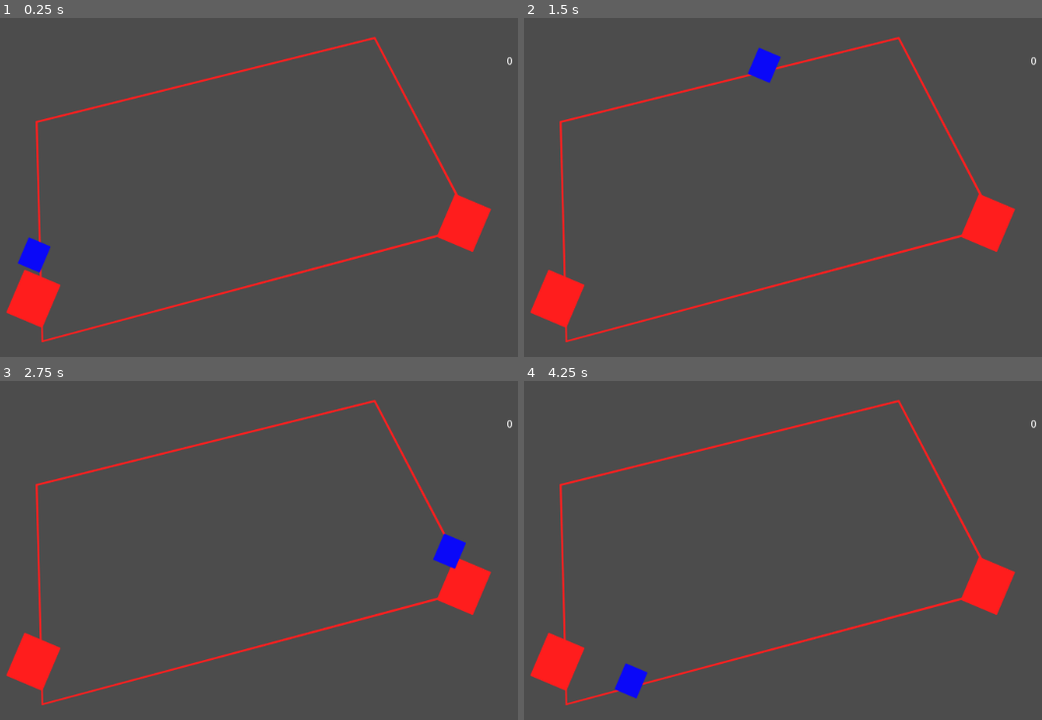
Above: before the commit, frames 1-4 (two rows, left to right).
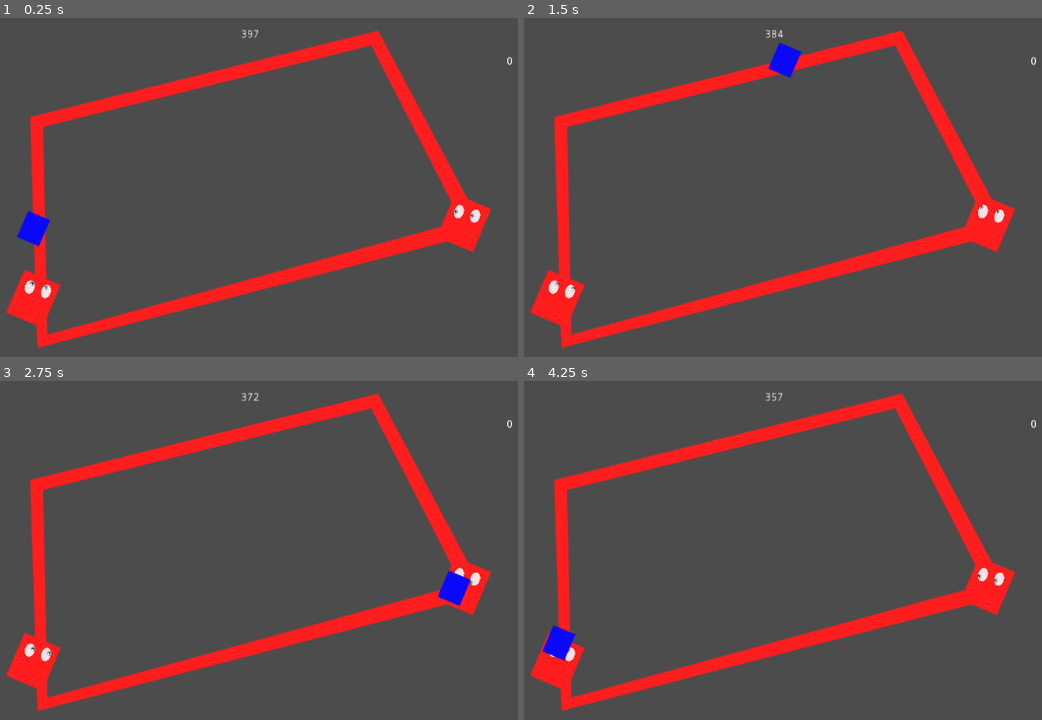
Above: after the commit, the same moments.

Repository: stevesweetney/Shape-Fit
Game: Godot game, scene res://Main.tscn
The game is run twice, just before and just after one commit, with the same random seed, the same clock (stepped at 60 frames per second) and the same inputs. The project has no main scene, so this scene is started directly.
Inputs (mouse positions are in pixels of both pictures, inside the frame that each line leads up to):
- Up to frame 1 (0.25 s): no input
- Up to frame 2 (1.5 s): tap Enter (ui_accept) at 0.5, 0.77, 0.8, 1.07, 1.35 s; move the mouse to (922, 224) at 0.52 s; hold Right (ui_right) 0.53-1.28 s; click (922, 224) at 0.6 s; move the mouse to (591, 272) at 1.27 s; hold Down (ui_down) from 1.28 s (still down)
- Up to frame 3 (2.75 s): tap Enter (ui_accept) at 1.52, 1.82, 2.3 s; click (67, 635) at 1.55 s; move the mouse to (305, 509) at 2.02 s; release Down (ui_down) at 2.03 s; hold Right (ui_right) from 2.03 s (still down); click (305, 509) at 2.1 s
- Up to frame 4 (4.25 s): move the mouse to (710, 703) at 2.77 s; release Right (ui_right) at 2.78 s; hold Up (ui_up) 2.78-3.53 s; click (710, 703) at 2.85 s; tap Enter (ui_accept) at 3.02, 3.32, 3.6, 3.77, 4.07 s; move the mouse to (985, 679) at 3.52 s; hold Left (ui_left) from 3.53 s (still down)

The runs differ from the first frame. In frame 1, 8.8% of the frame differs, in the area x 3-93%, y 3-98%; in frame 2, 8.7%; in frame 3, 8.9%, in the area x 4-93%, y 3-98%; in frame 4, 8.9%.

Commit message:
Add dynamic 2d eyes. Additions to Map01.

Diff:
--- /dev/null
+++ b/Eyes/Eyes.gd
@@ -0,0 +1,7 @@
+extends Node2D
+
+var look_at = Vector2(0,0)
+
+func update_look_at(pos):
+	$RightEye/inner_eye.look_at = pos
+	$LeftEye/inner_eye2.look_at = pos
--- /dev/null
+++ b/Eyes/Eyes.tscn
@@ -0,0 +1,71 @@
+[gd_scene load_steps=8 format=2]
+
+[ext_resource path="res://Eyes/Eyes.gd" type="Script" id=1]
+[ext_resource path="res://assets/outer_eye.png" type="Texture" id=2]
+[ext_resource path="res://assets/right_eye.png" type="Texture" id=3]
+[ext_resource path="res://Eyes/inner_eye.gd" type="Script" id=4]
+
+
+[sub_resource type="Shader" id=4]
+
+code = "shader_type canvas_item;
+
+uniform sampler2D eye_mask;
+uniform vec2 distance;
+
+void fragment() {
+	vec2 uv_offset = UV + clamp(normalize(distance), vec2(-0.3), vec2(0.3));
+	vec4 tex_color = texture(TEXTURE, uv_offset);
+	float alpha = texture(eye_mask, UV).a * tex_color.a;
+	COLOR = vec4(tex_color.rgb, alpha);
+}"
+
+[sub_resource type="ShaderMaterial" id=5]
+
+render_priority = 0
+shader = SubResource( 4 )
+shader_param/distance = null
+shader_param/eye_mask = ExtResource( 2 )
+_sections_unfolded = [ "shader_param" ]
+
+[sub_resource type="ShaderMaterial" id=6]
+
+render_priority = 0
+shader = SubResource( 4 )
+shader_param/distance = null
+shader_param/eye_mask = ExtResource( 2 )
+_sections_unfolded = [ "shader_param" ]
+
+[node name="Eyes" type="Node2D"]
+
+script = ExtResource( 1 )
+
+[node name="LeftEye" type="Sprite" parent="." index="0"]
+
+position = Vector2( 518.788, 233.762 )
+scale = Vector2( 0.5, 0.5 )
+texture = ExtResource( 2 )
+_sections_unfolded = [ "Transform" ]
+
+[node name="inner_eye2" type="Sprite" parent="LeftEye" index="0"]
+
+material = SubResource( 5 )
+texture = ExtResource( 3 )
+script = ExtResource( 4 )
+_sections_unfolded = [ "Material", "Transform" ]
+look_at = Vector2( 0, 0 )
+
+[node name="RightEye" type="Sprite" parent="." index="1"]
+
+position = Vector2( 674.63, 229.661 )
+scale = Vector2( 0.5, 0.5 )
+texture = ExtResource( 2 )
+_sections_unfolded = [ "Transform" ]
+
+[node name="inner_eye" type="Sprite" parent="RightEye" index="0"]
+
+material = SubResource( 6 )
+texture = ExtResource( 3 )
+script = ExtResource( 4 )
+_sections_unfolded = [ "Material" ]
+look_at = Vector2( 0, 0 )
--- /dev/null
+++ b/Eyes/inner_eye.gd
@@ -0,0 +1,8 @@
+extends Sprite
+
+export(Vector2) var look_at = Vector2(0,0)
+
+func _process(delta):
+	var distance = look_at - global_position
+	#print(distance.normalized())
+	get_material().set_shader_param("distance", distance)
--- a/Game.gd
+++ b/Game.gd
@@ -28,6 +28,7 @@
 			print("Inside square!")
 
 func _process(delta):
+	$Eyes.update_look_at(square.global_position)
 	if rushing:
 		follow.set_offset(follow.get_offset() + 400 * delta)
 		if follow.get_offset() > rushing_to:
--- a/Game.tscn
+++ b/Game.tscn
@@ -1,9 +1,11 @@
-[gd_scene load_steps=6 format=2]
+[gd_scene load_steps=7 format=2]
 
 [ext_resource path="res://Game.gd" type="Script" id=1]
 [ext_resource path="res://Map.tscn" type="PackedScene" id=2]
 [ext_resource path="res://Square.tscn" type="PackedScene" id=3]
 [ext_resource path="res://HUD.tscn" type="PackedScene" id=4]
+[ext_resource path="res://Eyes/Eyes.tscn" type="PackedScene" id=5]
+
 
 [sub_resource type="Curve2D" id=1]
 
@@ -58,3 +60,5 @@
 _sections_unfolded = [ "Transform" ]
 
 [node name="HUD" parent="." index="3" instance=ExtResource( 4 )]
+
+[node name="Eyes" parent="." index="4" instance=ExtResource( 5 )]
--- a/Main.gd
+++ b/Main.gd
@@ -10,3 +10,8 @@
 func handle_score(val):
 	score += val
 	$HUD.update_score(score)
+
+
+
+func _on_Map01_completed(score):
+	handle_score(score)
--- a/Main.tscn
+++ b/Main.tscn
@@ -1,14 +1,19 @@
 [gd_scene load_steps=4 format=2]
 
 [ext_resource path="res://Main.gd" type="Script" id=1]
-[ext_resource path="res://Map01.tscn" type="PackedScene" id=2]
+[ext_resource path="res://maps/Map01.tscn" type="PackedScene" id=2]
 [ext_resource path="res://HUD.tscn" type="PackedScene" id=3]
+
 
 [node name="Main" type="Node2D" index="0"]
 
 script = ExtResource( 1 )
 
 [node name="Map01" parent="." index="0" instance=ExtResource( 2 )]
+
+[node name="Path2D" parent="Map01" index="0"]
+
+editor/display_folded = true
 
 [node name="collision01" parent="Map01/Path2D" index="0"]
 
@@ -24,5 +29,7 @@
 
 [node name="HUD" parent="." index="1" instance=ExtResource( 3 )]
 
+[connection signal="completed" from="Map01" to="." method="_on_Map01_completed"]
+
 
 [editable path="Map01"]
--- a/BaseMap.tscn
+++ b/maps/BaseMap.tscn
@@ -1,6 +1,7 @@
 [gd_scene load_steps=2 format=2]
 
-[ext_resource path="res://BaseMap.gd" type="Script" id=1]
+[ext_resource path="res://maps/BaseMap.gd" type="Script" id=1]
+
 
 [node name="BaseMap" type="Node2D"]
 
--- /dev/null
+++ b/maps/Map01.gd
@@ -0,0 +1,52 @@
+tool
+extends "BaseMap.gd"
+
+var obtainable_score = 400.0
+var AREA_GROUP = "map_01_areas"
+var area_map
+var completed = false
+onready var score_label = $Score
+
+signal completed(score)
+
+func _ready():
+	var collision_area1 = $Path2D/collision01/Area2D
+	var collision_area2 = $Path2D/collision02/Area2D
+
+	collision_area1.add_to_group(AREA_GROUP)
+	collision_area2.add_to_group(AREA_GROUP)
+
+	area_map = {
+		collision_area1.get_instance_id(): "Path2D/collision01/Area2D",
+		collision_area2.get_instance_id(): "Path2D/collision02/Area2D"
+	}
+
+func _process(delta):
+	if Engine.editor_hint or completed:
+		return
+	update_look_ats()
+	obtainable_score -= 10 * delta
+	obtainable_score = max(0.0, obtainable_score)
+	update_score()
+
+func update_look_ats():
+	var object_pos = $Path2D/object/Area2D/Polygon2D.global_position
+	$Path2D/collision01/Area2D/Polygon2D/Eyes.update_look_at(object_pos)
+	$Path2D/collision02/Area2D/Polygon2D/Eyes.update_look_at(object_pos)
+	pass
+
+func _on_object_hit_area(id):
+	if completed:
+		return
+	var remaining_areas = get_tree().get_nodes_in_group(AREA_GROUP)
+	print(remaining_areas.size())
+	var area = get_node(NodePath(area_map[id]))
+	area.get_node(NodePath("CollisionPolygon2D")).disabled = true
+	area.get_node(NodePath("Polygon2D/Eyes")).hide()
+	if remaining_areas.empty():
+		completed = true
+		print("Map completed.")
+		emit_signal("completed", int(obtainable_score))
+
+func update_score():
+	score_label.text = str(int(obtainable_score))
--- a/Map01.tscn
+++ b/maps/Map01.tscn
@@ -1,7 +1,14 @@
-[gd_scene load_steps=5 format=2]
-
-[ext_resource path="res://BaseMap.tscn" type="PackedScene" id=1]
-[ext_resource path="res://object.gd" type="Script" id=2]
+[gd_scene load_steps=13 format=2]
+
+[ext_resource path="res://maps/Map01.gd" type="Script" id=1]
+[ext_resource path="res://Eyes/Eyes.gd" type="Script" id=2]
+[ext_resource path="res://assets/outer_eye.png" type="Texture" id=3]
+[ext_resource path="res://assets/right_eye.png" type="Texture" id=4]
+[ext_resource path="res://Eyes/inner_eye.gd" type="Script" id=5]
+[ext_resource path="res://Eyes/Eyes.tscn" type="PackedScene" id=6]
+[ext_resource path="res://object.gd" type="Script" id=7]
+
+
 
 [sub_resource type="Curve2D" id=1]
 
@@ -10,16 +17,49 @@
 "points": PoolVector2Array( 0, 0, 0, 0, 300, 0, 0, 0, 0, 0, -259.808, 150, 0, 0, 0, 0, -267.302, -136.197, 0, 0, 0, 0, 172.073, -245.746, 0, 0, 0, 0, 300, 0 )
 }
 
-[sub_resource type="RectangleShape2D" id=2]
+[sub_resource type="Shader" id=2]
+
+code = "shader_type canvas_item;
+
+uniform sampler2D eye_mask;
+uniform vec2 distance;
+
+void fragment() {
+	vec2 uv_offset = UV + clamp(normalize(distance), vec2(-0.3), vec2(0.3));
+	vec4 tex_color = texture(TEXTURE, uv_offset);
+	float alpha = texture(eye_mask, UV).a * tex_color.a;
+	COLOR = vec4(tex_color.rgb, alpha);
+}"
+
+[sub_resource type="ShaderMaterial" id=3]
+
+render_priority = 0
+shader = SubResource( 2 )
+shader_param/distance = null
+shader_param/eye_mask = ExtResource( 3 )
+_sections_unfolded = [ "shader_param" ]
+
+[sub_resource type="ShaderMaterial" id=4]
+
+render_priority = 0
+shader = SubResource( 2 )
+shader_param/distance = null
+shader_param/eye_mask = ExtResource( 3 )
+_sections_unfolded = [ "shader_param" ]
+
+[sub_resource type="RectangleShape2D" id=5]
 
 custom_solver_bias = 0.0
 extents = Vector2( 14.663, 17.8181 )
 
-[node name="Map01" instance=ExtResource( 1 )]
+[node name="Map01" type="Node2D" index="0"]
 
 position = Vector2( 532.514, 271.824 )
-_sections_unfolded = [ "Transform" ]
+script = ExtResource( 1 )
+_sections_unfolded = [ "Transform" ]
+radius = 300
 OutLine = Color( 1, 0.121094, 0.121094, 1 )
+Width = 20.0
 vertices = PoolVector2Array( 300, 0, -259.808, 150, -267.302, -136.197, 172.073, -245.746 )
 
 [node name="Path2D" type="Path2D" parent="." index="0"]
@@ -58,6 +98,7 @@
 
 [node name="Polygon2D" type="Polygon2D" parent="Path2D/collision01/Area2D" index="0"]
 
+editor/display_folded = true
 polygon = PoolVector2Array( 12.1847, 37.2156, 49.1248, -10.0648, 9.72443, -40.8481, -27.2156, 6.43225 )
 uv = PoolVector2Array(  )
 color = Color( 1, 0.117647, 0.117647, 1 )
@@ -70,7 +111,45 @@
 texture_rotation_degrees = 0.0
 invert_enable = false
 invert_border = 100.0
-_sections_unfolded = [ "Transform" ]
+_sections_unfolded = [ "Texture", "Transform" ]
+
+[node name="Eyes" type="Node2D" parent="Path2D/collision01/Area2D/Polygon2D" index="0"]
+
+position = Vector2( -49.7263, -63.1802 )
+rotation = 0.557703
+scale = Vector2( 0.14, 0.14 )
+script = ExtResource( 2 )
+_sections_unfolded = [ "Transform" ]
+
+[node name="LeftEye" type="Sprite" parent="Path2D/collision01/Area2D/Polygon2D/Eyes" index="0"]
+
+position = Vector2( 518.788, 233.762 )
+scale = Vector2( 0.5, 0.5 )
+texture = ExtResource( 3 )
+_sections_unfolded = [ "Transform" ]
+
+[node name="inner_eye2" type="Sprite" parent="Path2D/collision01/Area2D/Polygon2D/Eyes/LeftEye" index="0"]
+
+material = SubResource( 3 )
+texture = ExtResource( 4 )
+script = ExtResource( 5 )
+_sections_unfolded = [ "Material", "Transform" ]
+look_at = Vector2( 0, 0 )
+
+[node name="RightEye" type="Sprite" parent="Path2D/collision01/Area2D/Polygon2D/Eyes" index="1"]
+
+position = Vector2( 674.63, 229.661 )
+scale = Vector2( 0.5, 0.5 )
+texture = ExtResource( 3 )
+_sections_unfolded = [ "Transform" ]
+
+[node name="inner_eye" type="Sprite" parent="Path2D/collision01/Area2D/Polygon2D/Eyes/RightEye" index="0"]
+
+material = SubResource( 4 )
+texture = ExtResource( 4 )
+script = ExtResource( 5 )
+_sections_unfolded = [ "Material" ]
+look_at = Vector2( 0, 0 )
 
 [node name="CollisionPolygon2D" type="CollisionPolygon2D" parent="Path2D/collision01/Area2D" index="1"]
 
@@ -117,6 +196,13 @@
 invert_border = 100.0
 _sections_unfolded = [ "Transform" ]
 
+[node name="Eyes" parent="Path2D/collision02/Area2D/Polygon2D" index="0" instance=ExtResource( 6 )]
+
+position = Vector2( -51.5882, -63.1776 )
+rotation = 0.557703
+scale = Vector2( 0.14, 0.14 )
+_sections_unfolded = [ "Transform" ]
+
 [node name="CollisionPolygon2D" type="CollisionPolygon2D" parent="Path2D/collision02/Area2D" index="1"]
 
 build_mode = 0
@@ -133,9 +219,9 @@
 cubic_interp = true
 loop = true
 lookahead = 4.0
-script = ExtResource( 2 )
-_sections_unfolded = [ "Transform" ]
-speed = 212
+script = ExtResource( 7 )
+_sections_unfolded = [ "Transform" ]
+speed = 350
 
 [node name="Area2D" type="Area2D" parent="Path2D/object" index="0"]
 
@@ -171,4 +257,29 @@
 
 position = Vector2( 6.53644, -0.846436 )
 rotation = 0.669798
-shape = SubResource( 2 )
+shape = SubResource( 5 )
+
+[node name="Score" type="Label" parent="." index="1"]
+
+anchor_left = 0.0
+anchor_top = 0.0
+anchor_right = 0.0
+anchor_bottom = 0.0
+margin_left = -10.0
+margin_top = -257.0
+margin_right = 30.0
+margin_bottom = -243.0
+rect_pivot_offset = Vector2( 0, 0 )
+rect_clip_content = false
+mouse_filter = 2
+mouse_default_cursor_shape = 0
+size_flags_horizontal = 1
+size_flags_vertical = 4
+text = "400"
+align = 1
+valign = 1
+percent_visible = 1.0
+lines_skipped = 0
+max_lines_visible = -1
+
+[connection signal="hit_area" from="Path2D/object" to="." method="_on_object_hit_area"]
--- a/object.gd
+++ b/object.gd
@@ -4,8 +4,9 @@
 var rushing = false
 var rushing_to = 0
 export(int) var speed = 200
+var rush_speed = speed * 2
 
-signal scored(score)
+signal hit_area(id)
 
 func _ready():
 	# Called when the node is added to the scene for the first time.
@@ -16,24 +17,33 @@
 	if Input.is_action_just_pressed("left_click"):
 		var space_state = get_world_2d().direct_space_state
 		var all_in = true
+		var area = null
 		for vertex in square.polygon:
 			var global_vertex = square.to_global(vertex)
 			var shapes = space_state.intersect_point(global_vertex, 1)
-			print(shapes)
 			if shapes.empty():
 				all_in = false
+			elif area and area != shapes[0].collider:
+				all_in = false
+			else:
+				area = shapes[0].collider
 		if all_in:
-			emit_signal("scored", 2)
+			area.remove_from_group("map_01_areas")
+			emit_signal("hit_area", area.get_instance_id())
 			print("Inside square!")
+		elif not all_in and area:
+			print("Just missed")
 	pass
 
 func _process(delta):
 	if rushing:
-		set_offset(get_offset() + speed * 2 * delta)
+		rush_speed += (speed - rush_speed) * .05
+		set_offset(get_offset() + rush_speed * delta)
 		if get_offset() > rushing_to:
 			rushing = false
+			rush_speed = speed * 2
 	else:
 		set_offset(get_offset() + speed * delta)
 		if Input.is_action_just_pressed("ui_accept"):
 			rushing = true
-			rushing_to = get_offset() + speed
+			rushing_to = get_offset() + speed * 2
Binary file added: assets/inner_eyes.png
Not shown, added: assets/inner_eyes.png.import
Binary file added: assets/outer_eye.png
Not shown, added: assets/outer_eye.png.import
Binary file added: assets/outer_eyes.png
Not shown, added: assets/outer_eyes.png.import
Binary file added: assets/right_eye.png
Not shown, added: assets/right_eye.png.import
Renamed: BaseMap.gd -> maps/BaseMap.gd
